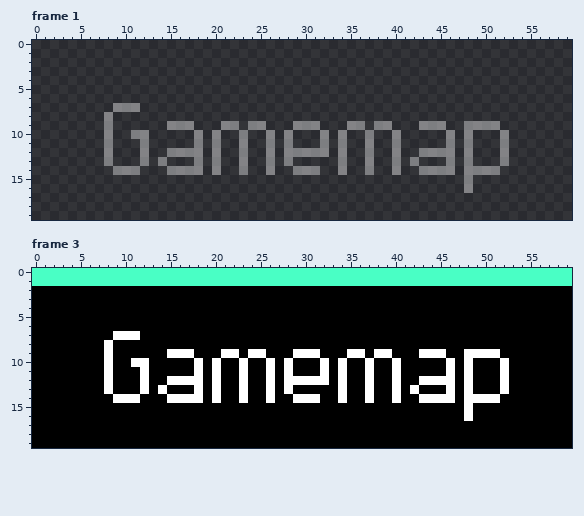
One commit to this pixel-art file: ase/GUI/mapButton.ase. Above is the file before it was changed.
60x20 pixels, 3 frames. Shown: frame 1, frame 3. The commit also changed other frames, which this record leaves out.
And afterwards:
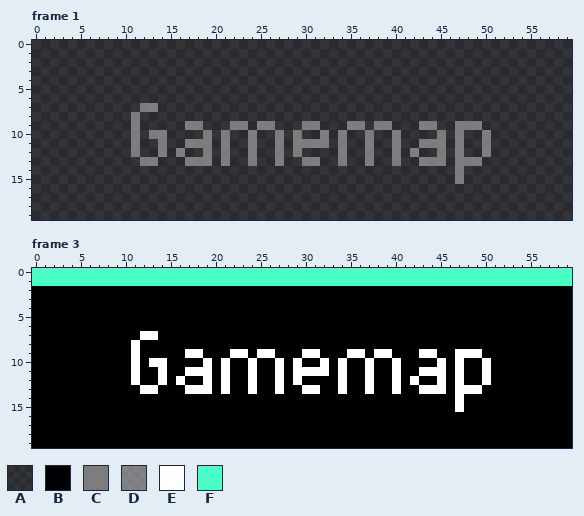
Palette (. is transparent): A #00000047  B #000000  C #8b8b8bcf  D #b2b2b28f  E #ffffff  F #49ffc5
The author wrote: Menu Buttons Fix, Oracle Implementation
Change:
Changed rows in their new state; - is an unchanged pixel.
Frame 1, layer "Font":
first column x 8:
 7 -AAACC---------------------------------------
 8 A--C-----------------------------------------
 9 A--C---AACC--ACCACC--ACC---CC-CC---CCA-CCCAA-
10 A--CACC---ACAC-AC-ACAC--C-C--C--C----CACA-C-A
11 A--CA-C--CCCAC-AC-ACACCCC-C--C--C--CCCACA-C-A
12 A--CA-CACAACAC-AC-ACACAAA-C--C--C-CAACACA-C-A
13 A---CCA--CCCAC-AC-ACA-CC--C--C--C-ACCCACCC--A
14 -AAA---AAAA-A--A--A--AAA--A--A--A--AAAACAAAA-
15 ---------------------------------------CA----
16 ----------------------------------------A----
Frame 3, layer "Font":
first column x 8:
 7 -BBBEE---------------------------------------
 8 B--E-----------------------------------------
 9 B--E---BB-E--B-EB-E--B---------------B-E--BB-
10 B---BEE---BEBE-BE-BEBE---------------EBEB-E-B
11 B--EB-E--E-EBE-BE-BEBEEE-----------EEEBEB-E-B
12 B--EB-EB-BBEBE-BE-BEB-BBB---------EBB-BEB-E-B
13 B----EB--E-EBE-BE-BEB-EE----------BEEEBE-E--B
14 -BBB---BBBB-B--B--B--BBB--B--B--B--BBBBEBBBB-
15 ---------------------------------------EB----
16 ----------------------------------------B----
Boxes around the changes in both pictures, in picture pixels (x1, y1, x2, y2):
changed: (104, 103, 509, 193)
changed: (104, 331, 509, 421)
